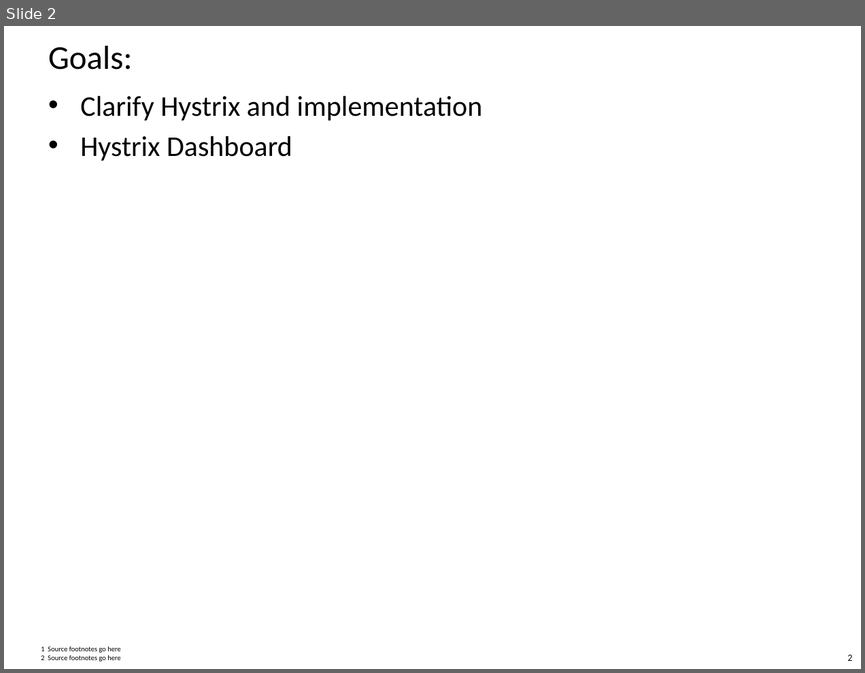
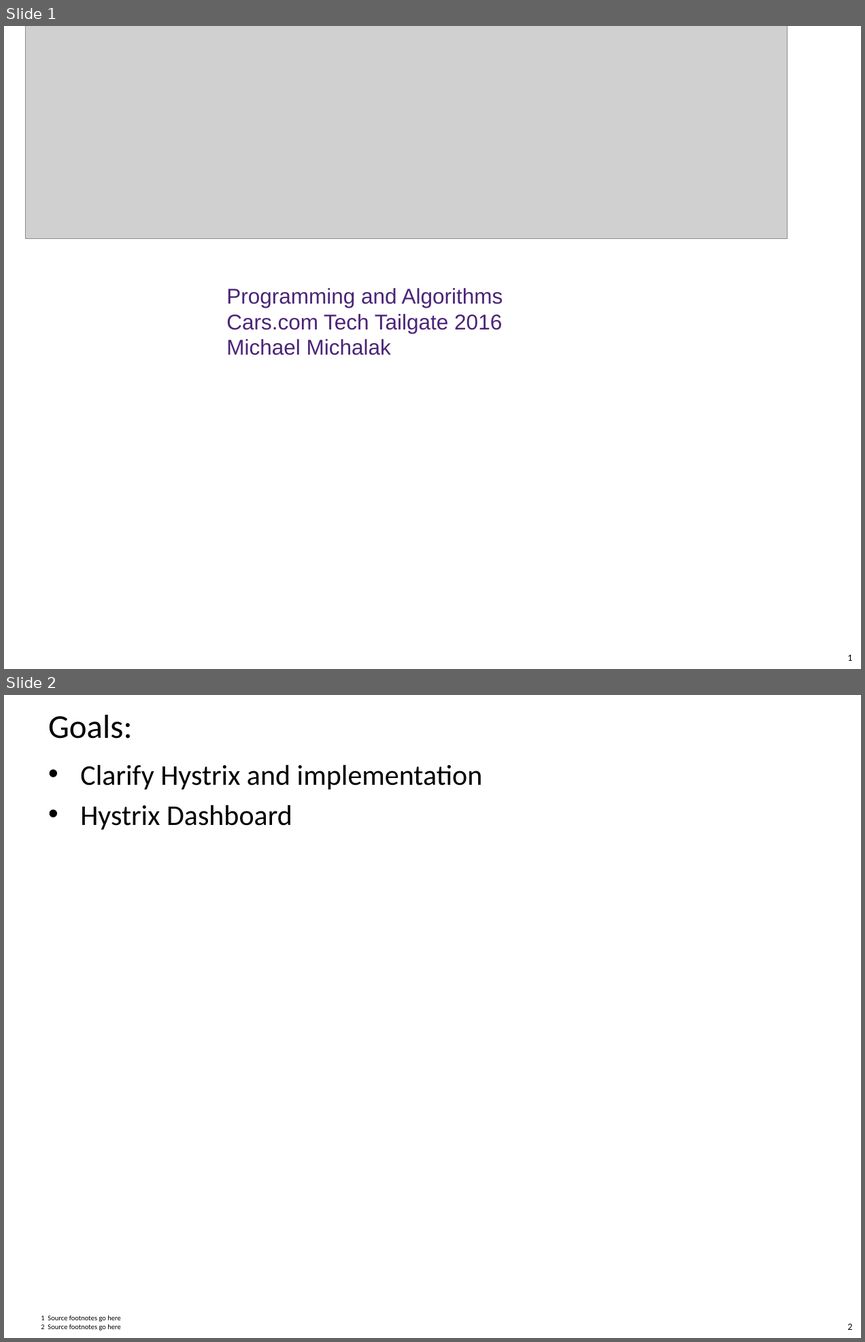
Before and after one commit to mmich826/hystrix-demo, a slide deck: hystrix-demo/demo-slides.pptx. Shown one above the other, each under a label of ours: slide 2 before the commit, slides 1 and 2 after it. The pictures are 865x673 and 865x1342 pixels, drawn with LibreOffice and Linux fonts; fonts in the diff are those of the drawing; grey boxes stand for pictures; background and template pictures are left out. Boxes give left, top, right and bottom in pixels: in the first picture for what was removed or moved away, otherwise in the second. Text is boxed around its words. In the diff, an @@ line names an element or a change of style, - is before the commit and + after.

```diff
--- a/hystrix-demo/demo-slides.pptx
+++ b/hystrix-demo/demo-slides.pptx
@@ slide 1 added at (4,26,861,669), background picture (left out); not listed: 1 template element that a slide beside it also shows @@
@@ picture added at (26,26,787,238) @@
@@ text added at (226,288,503,355), 18 pt, text #4B2477 @@
+Programming and Algorithms
+Cars.com Tech Tailgate 2016
+Michael Michalak
```
Also in this commit, not shown: 1 slide changed, 2 other slides added, 2 slides removed, 2 other files.
